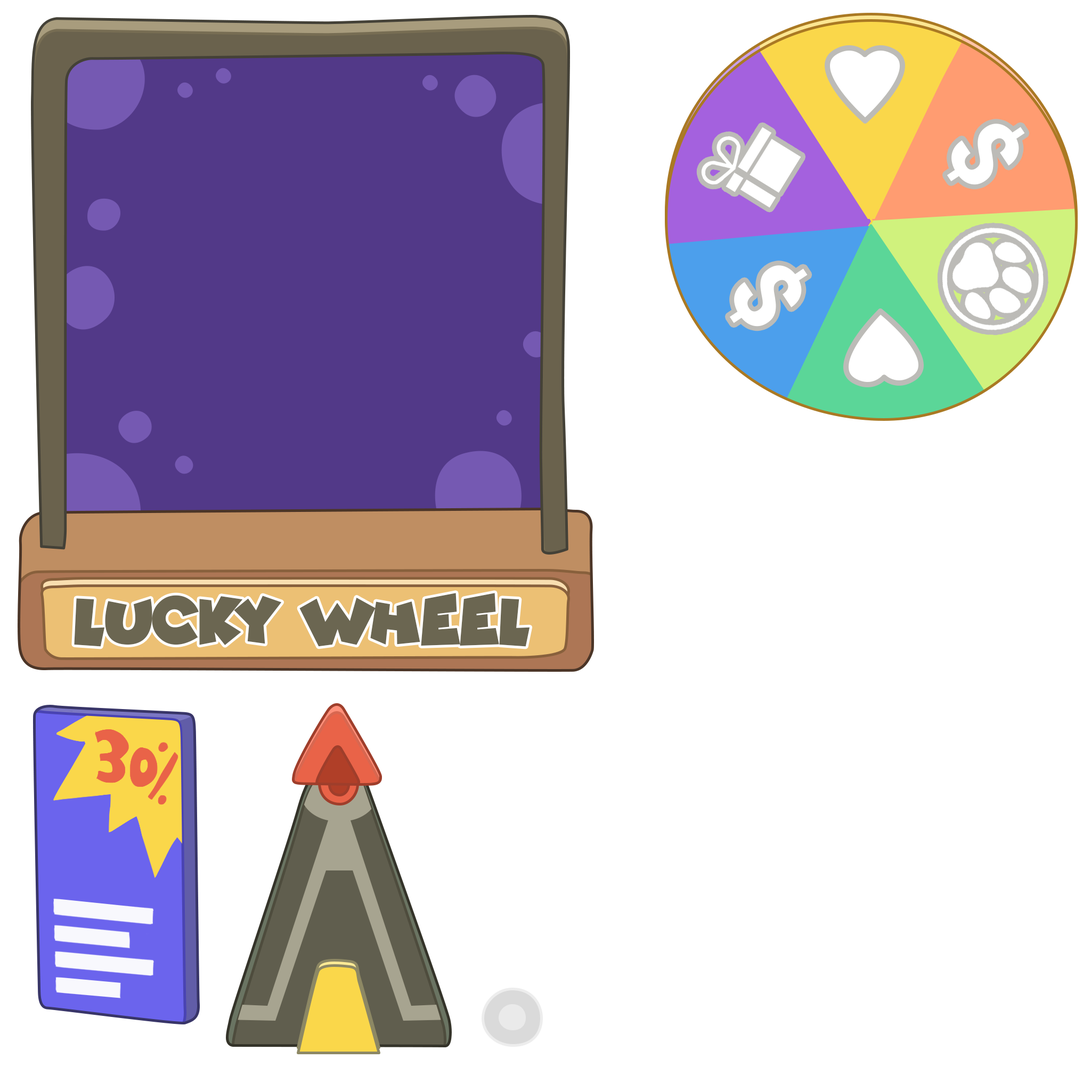
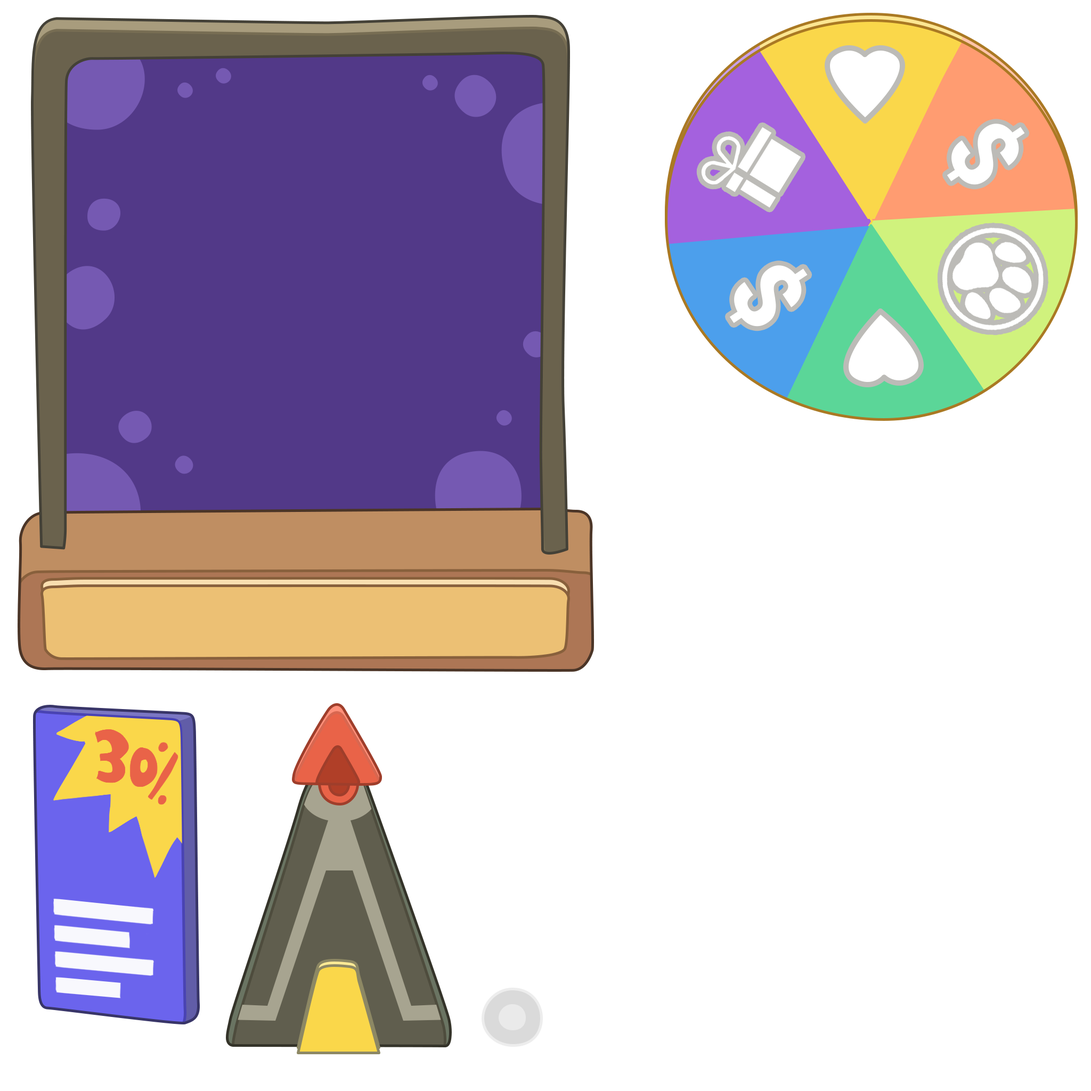
Two versions of the same layered image (1091 x 1091). Layer-by-layer changes:
added layer "Layer 1" in group "detail wheel" over (71, 590, 533, 650)
